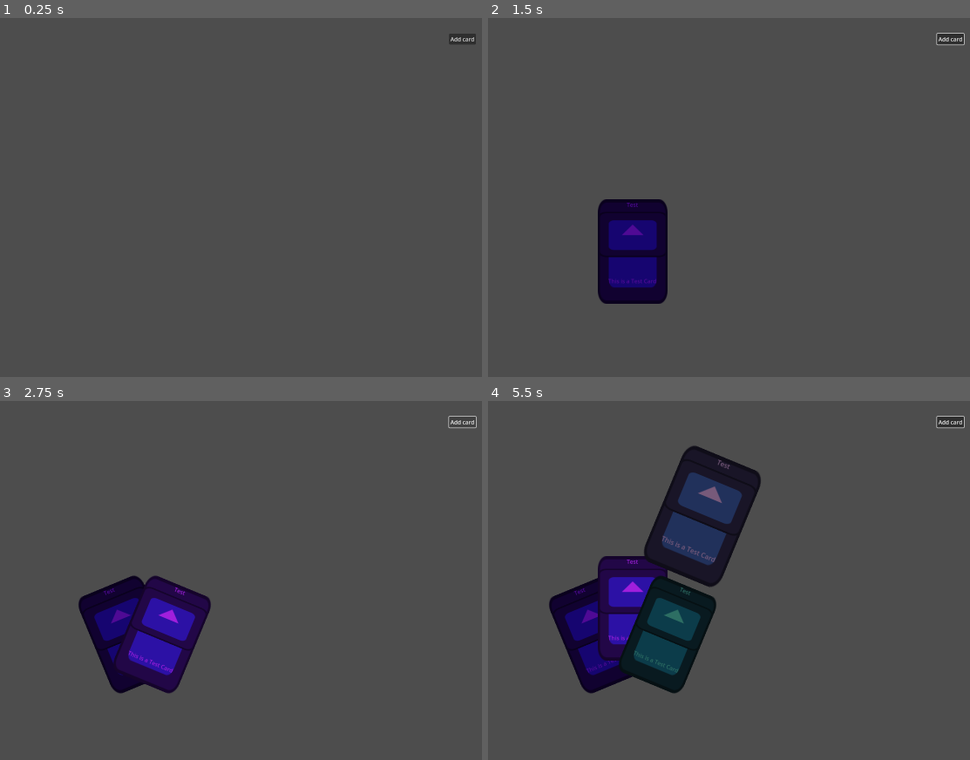
Above: before the commit, frames 1-4 (two rows, left to right).
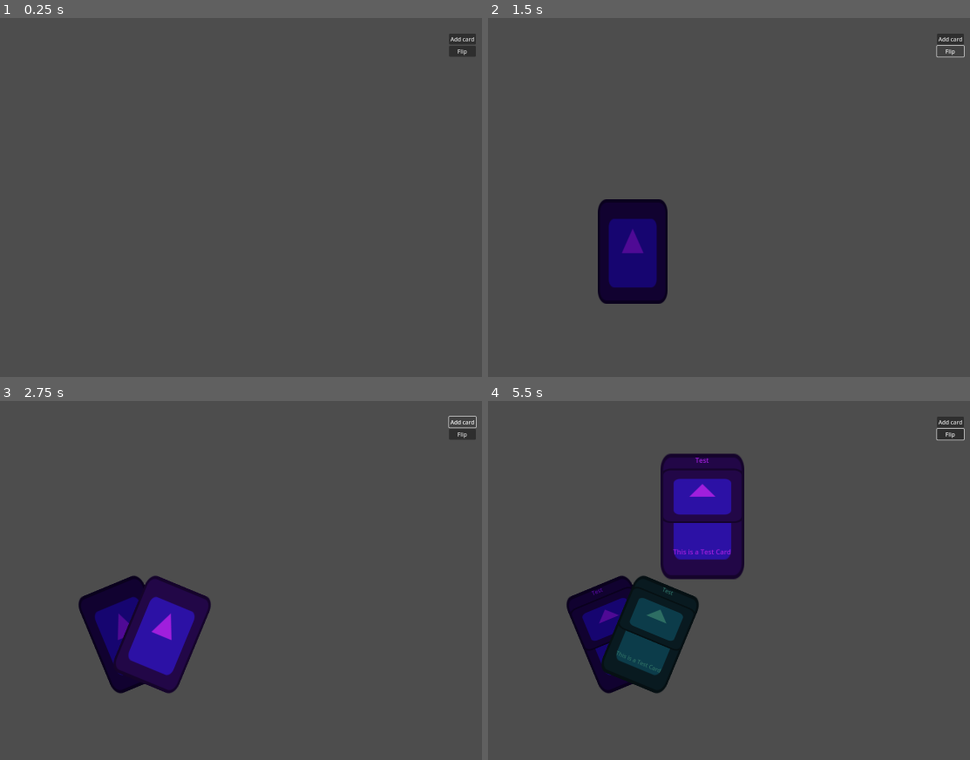
Above: after the commit, the same moments.

Repository: team-fow/hackathon
Game: Godot game, scene res://scenes/game/game.tscn
The game is run twice, just before and just after one commit, with the same random seed, the same clock (stepped at 60 frames per second) and the same inputs. The engine's default icon, where the game draws it, is replaced by a stand-in: a white triangle on a blue panel in a dark square.
Inputs (mouse positions are in pixels of both pictures, inside the frame that each line leads up to):
- Up to frame 1 (0.25 s): no input
- Up to frame 2 (1.5 s): click "Add card" at 0.5 s; click (950, 50) at 1.25 s, where only the run after the commit has a clickable "Flip"
- Up to frame 3 (2.75 s): click "Add card" at 2 s
- Up to frame 4 (5.5 s): click (950, 433) at 2.75 s, where only the run after the commit has a clickable "Flip"; click "Add card" at 3.5 s; click (950, 433) at 4.25 s, where only the run after the commit has a clickable "Flip"; tap Enter at 5 s; drag from (598, 634) to (700, 515) at 5.02 s

The runs differ from the first frame. In frame 1, 0.2% of the frame differs, in the area x 93-99%, y 7-11%; in frame 2, 0.6%; in frame 3, 1.0%; in frame 4, 14%, in the area x 12-99%, y 4-82%.

Commit message:
hand flipping

Diff:
--- a/scenes/card/card.gd
+++ b/scenes/card/card.gd
@@ -8,9 +8,10 @@
 var card_script : Object
 
 @onready var background: TextureRect = $Background
-@onready var cardname: Label = $VBoxContainer/CardName
-@onready var art: TextureRect = $VBoxContainer/Art
-@onready var description: Label = $VBoxContainer/Description
+@onready var info: VBoxContainer = $Info
+@onready var cardname: Label = $Info/CardName
+@onready var art: TextureRect = $Info/Art
+@onready var description: Label = $Info/Description
 
 
 # Called when the node enters the scene tree for the first time.
@@ -30,3 +31,8 @@
 
 func set_input(value: bool) -> void:
 	mouse_filter = Control.MOUSE_FILTER_STOP if value else Control.MOUSE_FILTER_IGNORE
+
+
+func set_flipped(value: bool) -> void:
+	info.visible = not value
+	set_input(not value)
--- a/scenes/card/card.tscn
+++ b/scenes/card/card.tscn
@@ -20,7 +20,7 @@
 size_flags_horizontal = 3
 size_flags_vertical = 3
 
-[node name="VBoxContainer" type="VBoxContainer" parent="."]
+[node name="Info" type="VBoxContainer" parent="."]
 custom_minimum_size = Vector2(200, 300)
 layout_mode = 1
 anchors_preset = 15
@@ -31,17 +31,17 @@
 size_flags_horizontal = 3
 size_flags_vertical = 3
 
-[node name="CardName" type="Label" parent="VBoxContainer"]
+[node name="CardName" type="Label" parent="Info"]
 layout_mode = 2
 size_flags_vertical = 6
 horizontal_alignment = 1
 
-[node name="Art" type="TextureRect" parent="VBoxContainer"]
+[node name="Art" type="TextureRect" parent="Info"]
 layout_mode = 2
 size_flags_vertical = 3
 size_flags_stretch_ratio = 4.0
 
-[node name="Description" type="Label" parent="VBoxContainer"]
+[node name="Description" type="Label" parent="Info"]
 layout_mode = 2
 size_flags_vertical = 6
 size_flags_stretch_ratio = 4.0
--- a/scenes/card_list/hand.gd
+++ b/scenes/card_list/hand.gd
@@ -8,7 +8,7 @@
 const PLAYED_CARD_POSITION := Vector2(0, -400) ## Position played cards are moved to.
 const TWEEN_DURATION: float = 0.1 ## Duration of tweening effects.
 
-@export var flipped: bool ## Whether cards are face-up and can be interacted with.
+@export var flipped: bool : set = _set_flipped ## Whether cards are face-up and can be interacted with.
 
 var held_card: Card ## The card currently being dragged out of the hand.
 var held_card_idx: int ## The previous index of [member held_card] in the list.
@@ -20,7 +20,7 @@
 
 # Handles grabbing cards.
 func _on_card_input(event: InputEvent, card: Card) -> void:
-	if event.is_action_pressed("click") and not flipped:
+	if event.is_action_pressed("click"):
 		held_card = card
 		held_card_idx = cards.find(held_card)
 		_remove_card_from_list(card)
@@ -46,6 +46,15 @@
 	await _tween_card(card, PLAYED_CARD_POSITION, 0)
 	await get_tree().create_timer(1).timeout
 	card.queue_free() # temp
+
+
+
+# flipping
+
+func _set_flipped(value: bool) -> void:
+	flipped = value
+	for card: Card in cards:
+		card.set_flipped(value)
 
 
 
@@ -95,6 +104,7 @@
 	card.gui_input.connect(_on_card_input.bind(card))
 	card.mouse_entered.connect(_on_card_moused.bind(card, true))
 	card.mouse_exited.connect(_on_card_moused.bind(card, false))
+	card.set_flipped(flipped)
 
 
 func remove_card(card: Card) -> void:
--- /dev/null
+++ b/scenes/ui/button_2.gd
@@ -0,0 +1,6 @@
+extends Button
+
+
+func _pressed() -> void:
+	var hand: Hand = get_node("/root/Game/Player/Hand")
+	hand.flipped = !hand.flipped
--- a/scenes/ui/ui.tscn
+++ b/scenes/ui/ui.tscn
@@ -1,6 +1,7 @@
-[gd_scene load_steps=2 format=3 uid="uid://dvxmgqf4qb4r0"]
+[gd_scene load_steps=3 format=3 uid="uid://dvxmgqf4qb4r0"]
 
 [ext_resource type="Script" path="res://scenes/game/button.gd" id="1_el6gn"]
+[ext_resource type="Script" path="res://scenes/ui/button_2.gd" id="2_8qcv0"]
 
 [node name="UI" type="CanvasLayer"]
 
@@ -26,5 +27,10 @@
 text = "Add card"
 script = ExtResource("1_el6gn")
 
+[node name="Button2" type="Button" parent="Margins/VBoxContainer"]
+layout_mode = 2
+text = "Flip"
+script = ExtResource("2_8qcv0")
+
 [node name="Phase_Label" type="Label" parent="Margins/VBoxContainer"]
 layout_mode = 2
